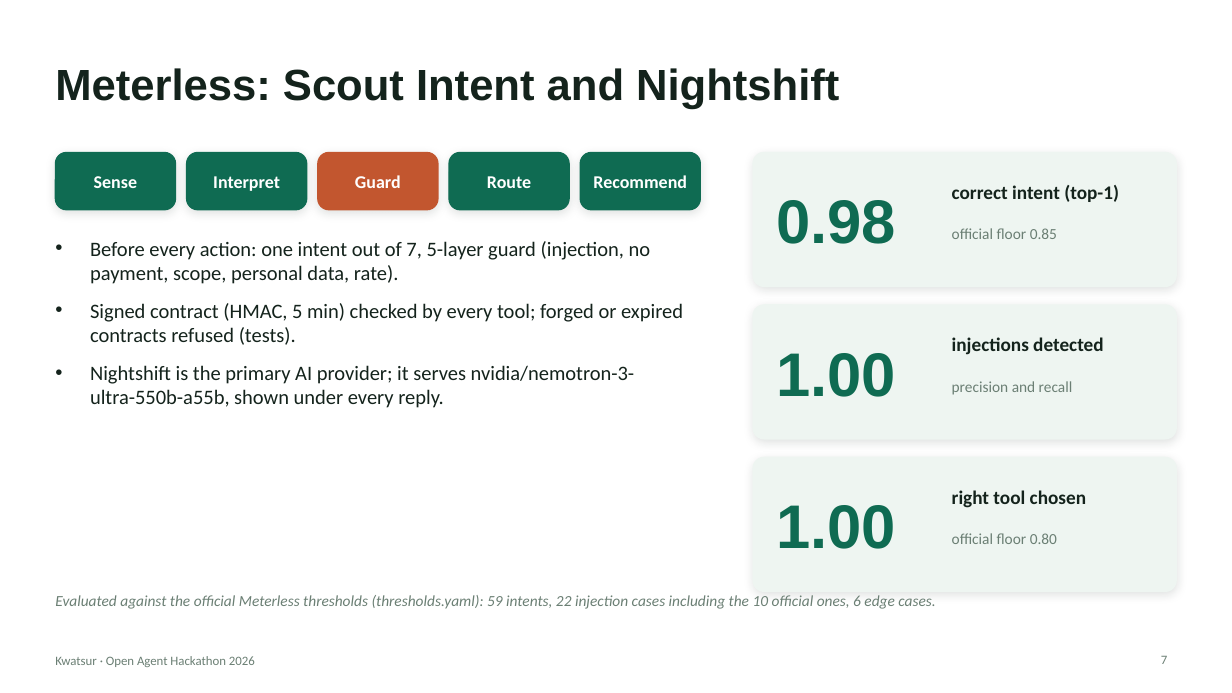
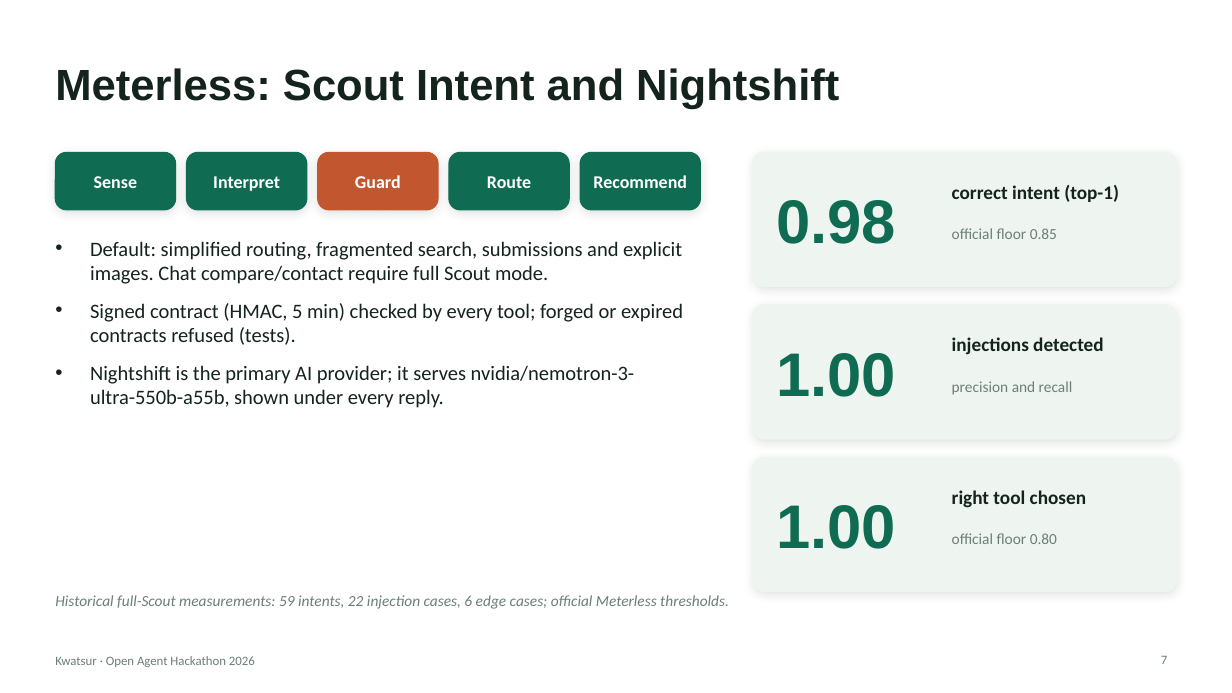
Before and after one commit to saoulforotheruse-tech/kwatsur, a slide deck: slide 7 of docs/doc_a_soumetre_pour_hackathon/en/04_kwatsur_presentation.pptx. Drawn at 1232x693 pixels with LibreOffice and Linux fonts; fonts in the diff are those of the drawing. Boxes give left, top, right and bottom in pixels: in the first picture for what was removed or moved away, otherwise in the second. Text is boxed around its words. In the diff, an @@ line names an element or a change of style, - is before the commit and + after.

```diff
--- a/docs/doc_a_soumetre_pour_hackathon/en/04_kwatsur_presentation.pptx
+++ b/docs/doc_a_soumetre_pour_hackathon/en/04_kwatsur_presentation.pptx
@@ text at [90, 241, 682, 284]: text changed @@
-• Before every action: one intent out of 7, 5-layer guard (injection, no payment, scope, personal data, rate).
+• Default: simplified routing, fragmented search, submissions and explicit images. Chat compare/contact require full Scout mode.
@@ text at [55, 595, 729, 609]: text changed @@
-Evaluated against the official Meterless thresholds (thresholds.yaml): 59 intents, 22 injection cases including the 10 official ones, 6 edge cases.
+Historical full-Scout measurements: 59 intents, 22 injection cases, 6 edge cases; official Meterless thresholds.
```
Also in this commit, not shown: 7 other slides changed, 2 slides added, 31 other files.
